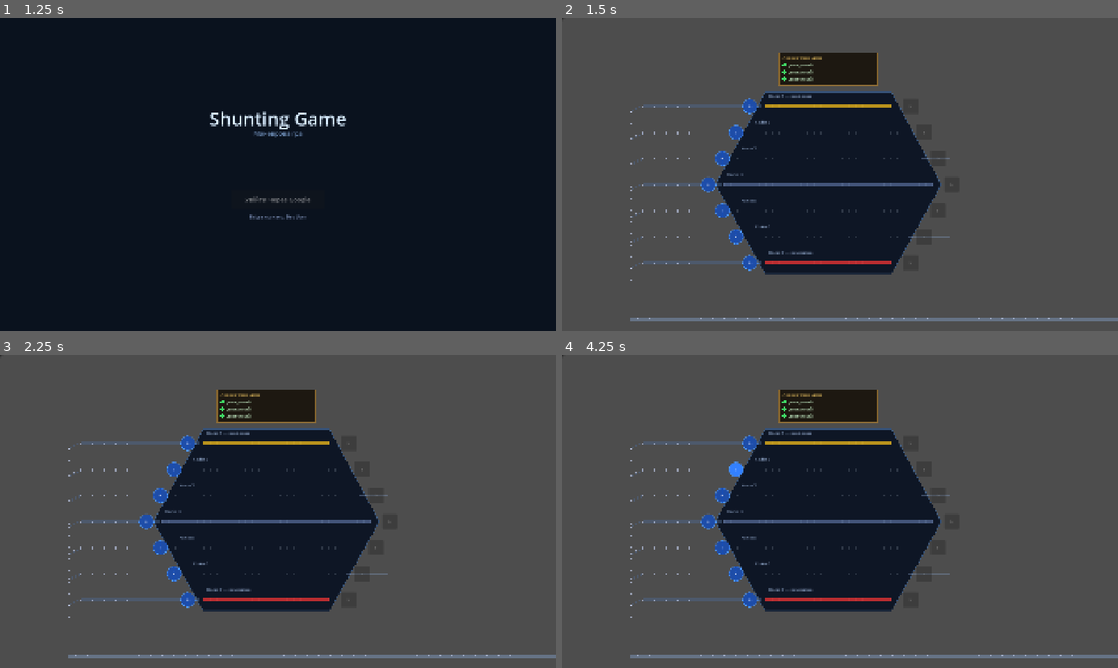
Above: before the commit, frames 1-4 (two rows, left to right).
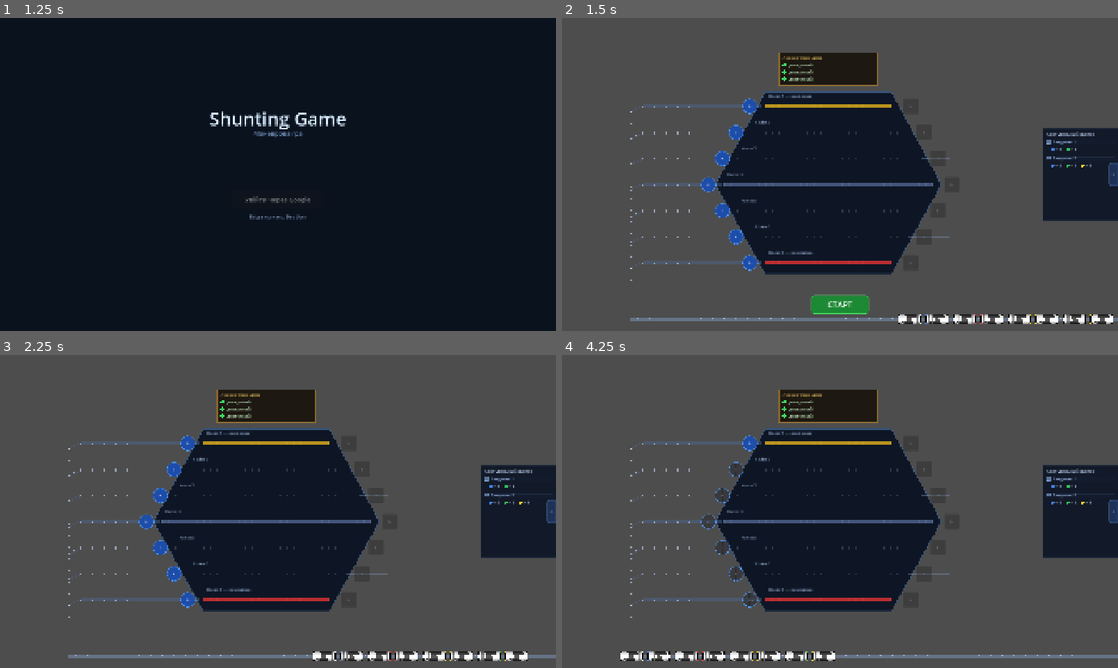
Above: after the commit, the same moments.

Repository: Fenimors99/shunting-game
Game: Godot game, scene res://scenes/LoginScreen.tscn
Same seed, same stepped clock (60 frames per second), same inputs: the game is played once before the commit and once after it.
Inputs (mouse positions are in pixels of both pictures, inside the frame that each line leads up to):
- Up to frame 1 (1.25 s): click "Увійти через Google" at 0.5 s
- Up to frame 2 (1.5 s): tap Enter at 1.25 s
- Up to frame 3 (2.25 s): click (278, 642) at 2 s, where only the run after the commit has a clickable "СТАРТ"
- Up to frame 4 (4.25 s): click "+" at 2.75 s; click "+" at 3.5 s

Frame 1 is identical in both runs. In frame 2, 5.5% of the frame differs, in the area x 0-100%, y 0-98%; in frame 3, 4.8%; in frame 4, 5.4%.
Error before the commit: Parse Error: Cannot infer the type of "base_x" variable because the value doesn't have a set type. (res://scripts/Queue.gd:105)

Commit message:
fix: explicit float types in _spawn_wagon to resolve GDScript type inference errors

Diff:
--- a/scripts/Queue.gd
+++ b/scripts/Queue.gd
@@ -102,8 +102,8 @@
 
 func _spawn_wagon(spawn_offscreen: bool) -> void:
 	var w: Wagon = _create_random_wagon()
-	var base_x := Layout.QUEUE_START_X if _wagons.is_empty() else _wagons.back().position.x + Layout.WAGON_GAP
-	var spawn_x := maxf(Layout.QUEUE_OFFSCREEN_SPAWN_X, base_x) if spawn_offscreen else base_x
+	var base_x: float = Layout.QUEUE_START_X if _wagons.is_empty() else _wagons.back().position.x + Layout.WAGON_GAP
+	var spawn_x: float = maxf(Layout.QUEUE_OFFSCREEN_SPAWN_X, base_x) if spawn_offscreen else base_x
 	w.position = Vector2(spawn_x, 0.0)
 	add_child(w)
 	_wagons.append(w)
